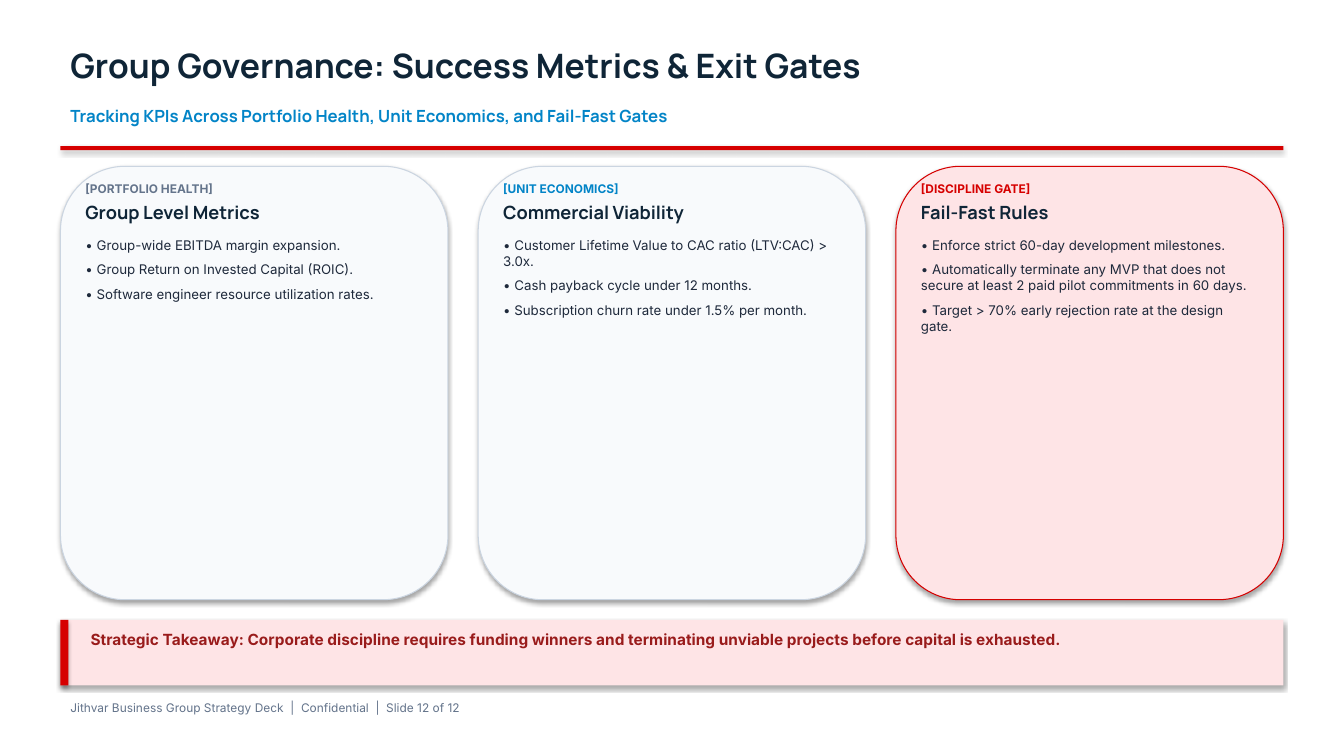
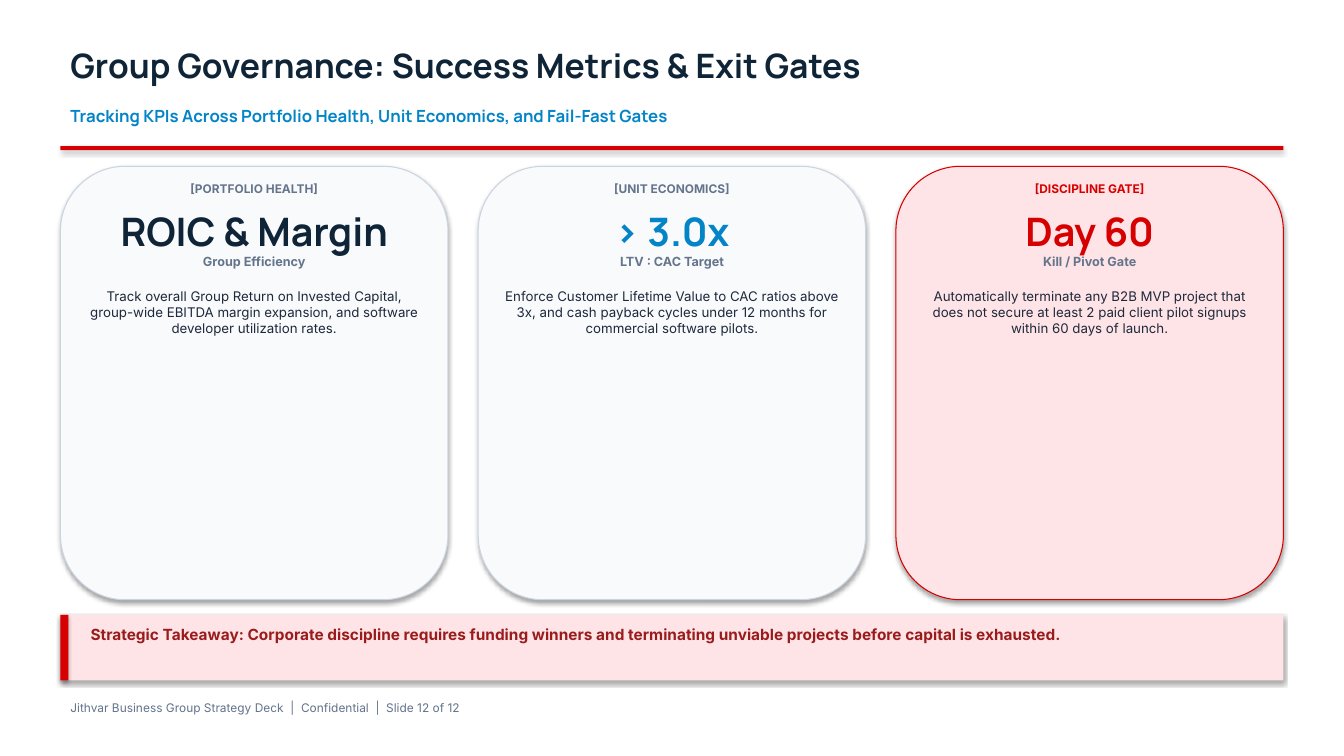
Before and after one commit to parikhniket655/JGB, a slide deck: slide 12 of documents/1_pitch_deck.pptx. Drawn at 1344x756 pixels with LibreOffice and Linux fonts; fonts in the diff are those of the drawing. Boxes give left, top, right and bottom in pixels: in the first picture for what was removed or moved away, otherwise in the second. Text is boxed around its words. In the diff, an @@ line names an element or a change of style, - is before the commit and + after.

```diff
--- a/documents/1_pitch_deck.pptx
+++ b/documents/1_pitch_deck.pptx
@@ text at <box>190,183,318,194</box>: alignment left to centre; more space between paragraphs @@
@@ text at <box>614,183,730,194</box>: text colour #0284C7 to #64748B in "[UNIT ECONOMICS]"; alignment left to centre; more space between paragraphs @@
@@ text at <box>1035,183,1144,194</box>: alignment left to centre; more space between paragraphs @@
@@ text at <box>90,217,418,336</box>: text changed @@
-Group Level Metrics
-• Group-wide EBITDA margin expansion.
-• Group Return on Invested Capital (ROIC).
-• Software engineer resource utilization rates.
+ROIC & Margin
+Group Efficiency
+Track overall Group Return on Invested Capital, group-wide EBITDA margin expansion, and software developer utilization rates.
@@ text at <box>505,217,838,336</box>: text changed @@
-Commercial Viability
-• Customer Lifetime Value to CAC ratio (LTV:CAC) > 3.0x.
-• Cash payback cycle under 12 months.
-• Subscription churn rate under 1.5% per month.
+> 3.0x
+LTV : CAC Target
+Enforce Customer Lifetime Value to CAC ratios above 3x, and cash payback cycles under 12 months for commercial software pilots.
@@ text at <box>933,217,1246,336</box>: text changed @@
-Fail-Fast Rules
-• Enforce strict 60-day development milestones.
-• Automatically terminate any MVP that does not secure at least 2 paid pilot commitments in 60 days.
-• Target > 70% early rejection rate at the design gate.
+Day 60
+Kill / Pivot Gate
+Automatically terminate any B2B MVP project that does not secure at least 2 paid client pilot signups within 60 days of launch.
@@ 2 rectangles, 1 text: place and size @@
-2 rectangles, 1 text at <box>60,620,1284,686</box>
+2 rectangles, 1 text at <box>60,615,1284,681</box>
```
Also in this commit, not shown: 10 other slides changed, 1 other file.
